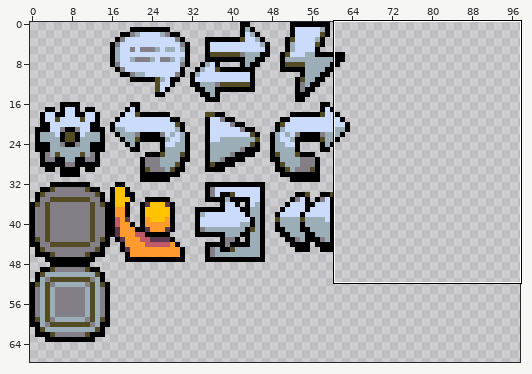
Edited in one commit: pixel-art file (resources/editor/dialogue.aseprite). Above, an overview of the earlier version with the close-up marked.
Close-up. Before the commit:
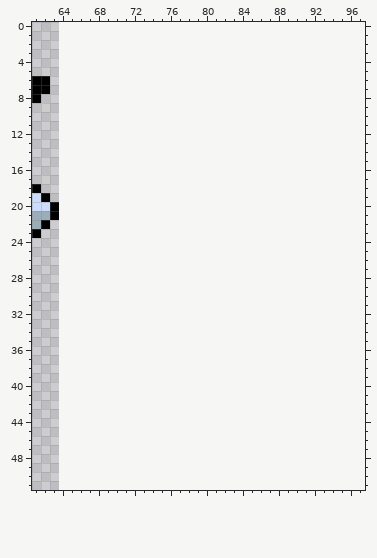
64x64 pixels, 1 frame. Shown: x 61..97, y 0..51. The old version is drawn lined up with the new one, on the new canvas. The wide view leaves out empty margins.
New version:
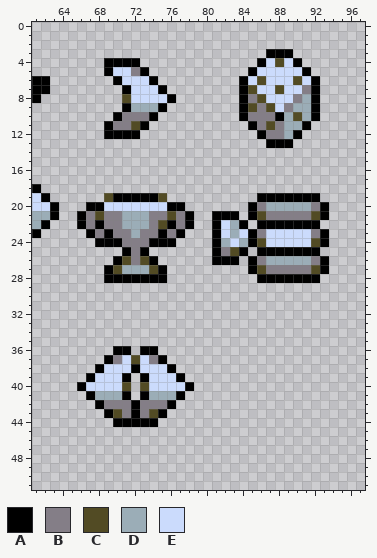
Palette (. is transparent): A #000000  B #847e87  C #524b24  D #9badb7  E #cbdbfc
Edits made:
canvas 64x64 -> 128x128
@@ x 61..97 @@
  2 .....................................
- 3 .....................................
- 4 .....................................
- 5 .....................................
- 6 AA...................................
- 7 AA...................................
- 8 A....................................
- 9 .....................................
-10 .....................................
-11 .....................................
-12 .....................................
-13 .....................................
+ 3 ..........................AAA........
+ 4 ........AAAA.............AECEA.......
+ 5 ........AEEBA...........AEEEEEA......
+ 6 AA.......AEEEA.........AECEEECEA.....
+ 7 AA........AEEEA........ACEECEEBA.....
+ 8 A.........CEEEEA.......ABCEEEBDA.....
+ 9 ..........ADDDA........ACBCEBDDA.....
+10 .........ABBBA.........ABBBADCDA.....
+11 ........ABBCA...........ABCBDDA......
+12 ........AAAA.............ABBDA.......
+13 ..........................AAA........
 14 .....................................
@@ x 61..97 @@
 18 A....................................
-19 EA...................................
-20 EEA..................................
-21 DDA..................................
-22 DA...................................
-23 A....................................
-24 .....................................
-25 .....................................
-26 .....................................
-27 .....................................
-28 .....................................
+19 EA......CAAAAAC..........AAAAAAA.....
+20 EEA...AAEEEEEEEAA.......ABDDDDDBA....
+21 DDA..ABCBBDDDBBCBA..AAA.ACBBBBBCA....
+22 DA...ABABBDDDBCABA..AEDA.AAAAAAA.....
+23 A.....ABABBDBBABA...AEDEABEEEEEBA....
+24 .......AAABBBAAA....ADEDACEEEEECA....
+25 ..........ABA.......ABCA.AAAAAAA.....
+26 .........ACBCA......AAA.ABDDDDDBA....
+27 ........ACDDDCA.........ACBBBBBCA....
+28 ........AAAAAAA..........AAAAAAA.....
 29 .....................................
@@ x 64..80 @@
 35 .................
-36 .................
-37 .................
-38 .................
-39 .................
-40 .................
-41 .................
-42 .................
-43 .................
-44 .................
+36 ......AA.AA......
+37 .....ABECEBA.....
+38 ....AEEEAEEEA....
+39 ...AEEEA.AEEEA...
+40 ..AEEEEC.CEEEEA..
+41 ...ADDDA.ADDDA...
+42 ....ABBBABBBA....
+43 .....ACBABCA.....
+44 ......AAAAA......
 45 .................
Boxes around the changes in both close-ups, in picture pixels (x1, y1, x2, y2):
added: (239, 49, 320, 148)
added: (104, 58, 176, 139)
added: (77, 193, 329, 283)
added: (77, 346, 194, 427)
